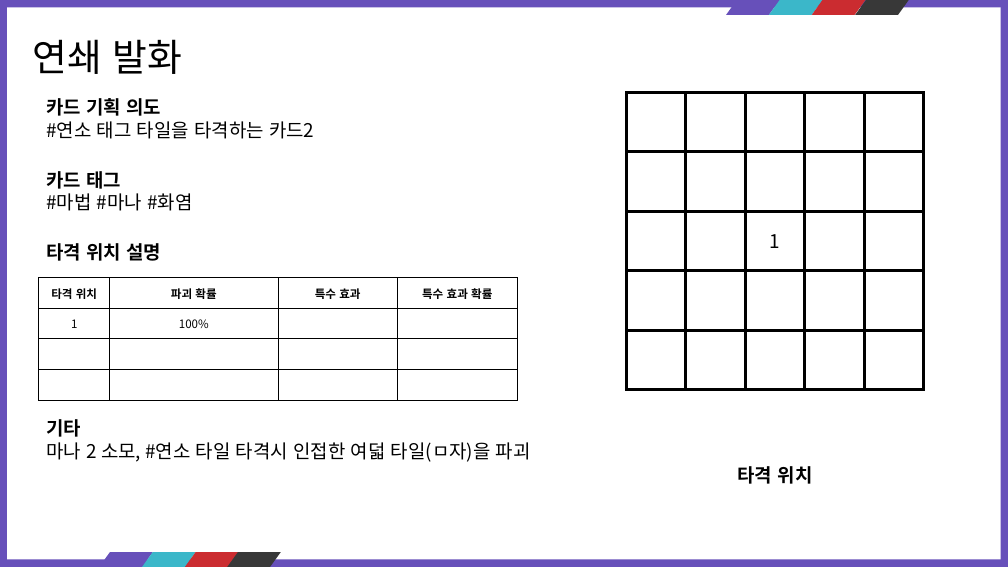
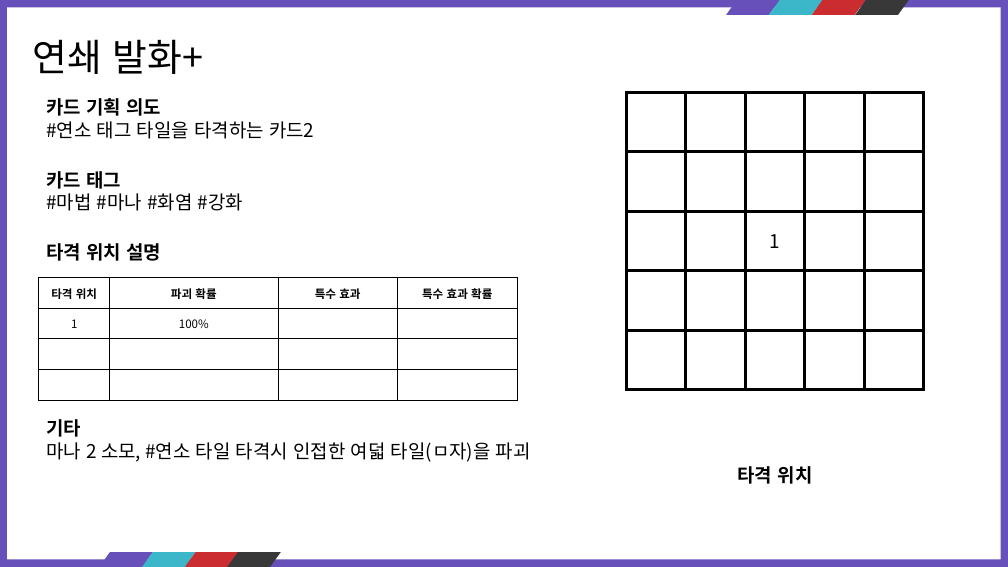
Before and after one commit to kauthor/FluffyDisdog, a slide deck: slide 39 of Plan/기획서/마법사.pptx. Drawn at 1008x567 pixels with LibreOffice and Linux fonts; fonts in the diff are those of the drawing. Boxes give left, top, right and bottom in pixels: in the first picture for what was removed or moved away, otherwise in the second. Text is boxed around its words. In the diff, an @@ line names an element or a change of style, - is before the commit and + after.

```diff
--- a/Plan/기획서/마법사.pptx
+++ b/Plan/기획서/마법사.pptx
@@ text at bbox=[33, 39, 204, 74]: text changed @@
-연쇄 발화
+연쇄 발화+
@@ text at bbox=[46, 193, 243, 211]: text changed @@
-#마법 #마나 #화염
+#마법 #마나 #화염 #강화
```
Also in this commit, not shown: 16 other slides changed, 13 slides added.
